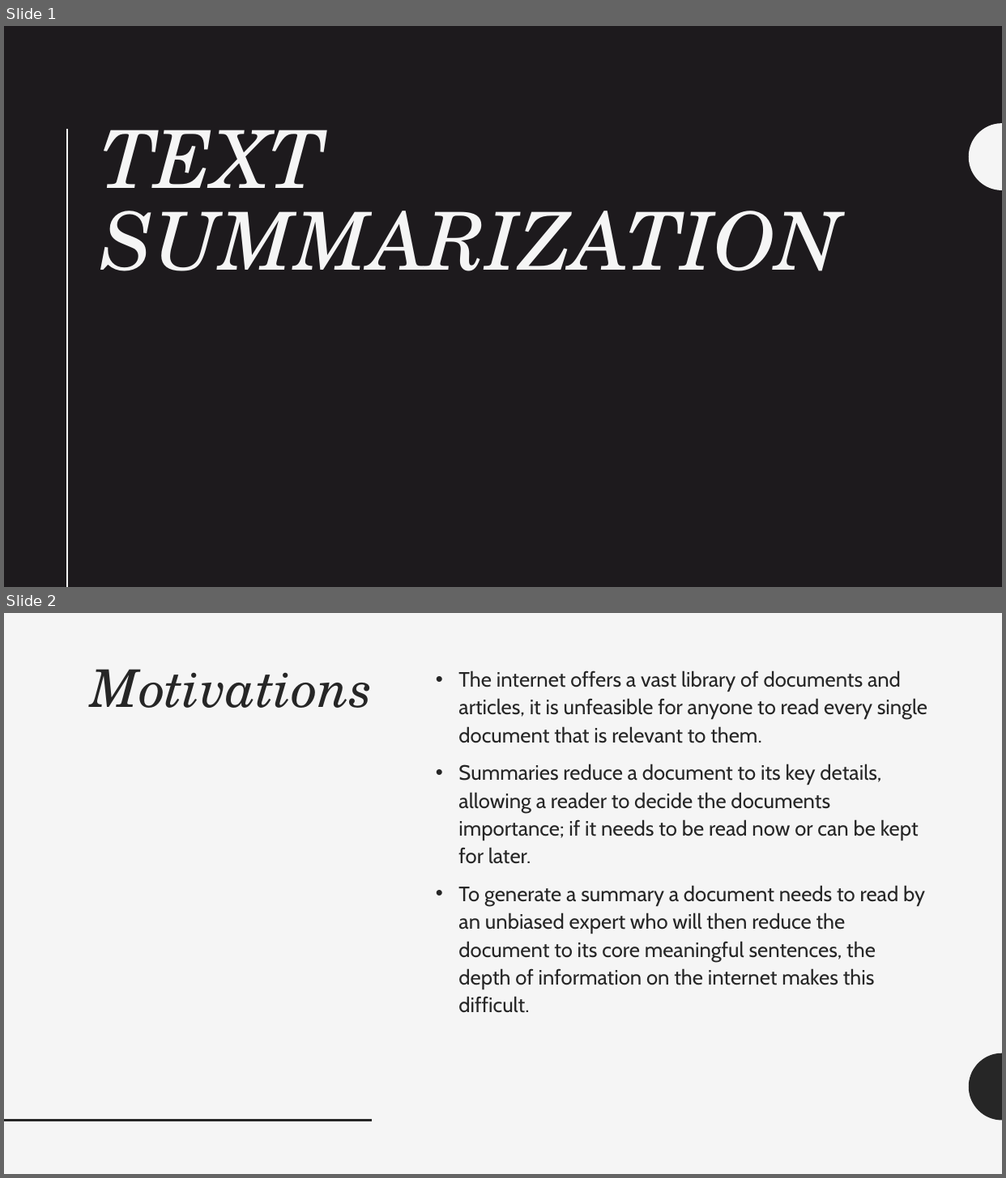
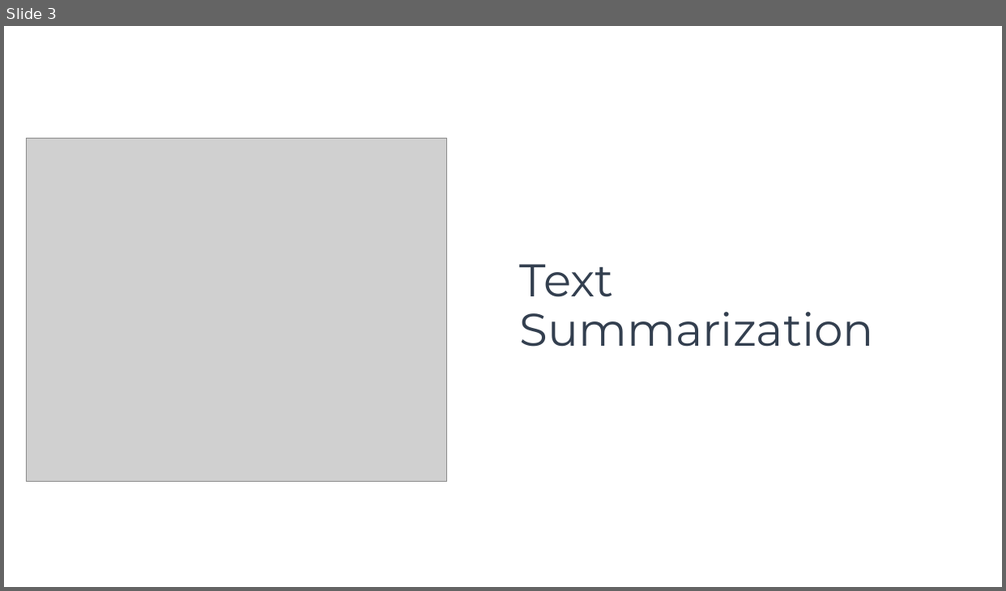
Before and after one commit to mhserry/F21AA, a slide deck: CW2/Submission/Text Summarization.pptx. Shown one above the other, each under a label of ours: slides 1 and 2 before the commit, slide 3 after it. The pictures are 1006x1178 and 1006x591 pixels, drawn with LibreOffice and Linux fonts; fonts in the diff are those of the drawing; grey boxes stand for pictures. Boxes give left, top, right and bottom in pixels: in the first picture for what was removed or moved away, otherwise in the second. Text is boxed around its words. In the diff, an @@ line names an element or a change of style, - is before the commit and + after.

```diff
--- a/CW2/Submission/Text Summarization.pptx
+++ b/CW2/Submission/Text Summarization.pptx
@@ slide 2 removed at box(4, 613, 1002, 1174), background #F5F5F5 @@
@@ title removed at box(91, 669, 373, 708) @@
-Motivations
@@ text removed at box(458, 671, 927, 1013) @@
-• The internet offers a vast library of documents and articles, it is unfeasible for anyone to read every single document that is relevant to them.
-• Summaries reduce a document to its key details, allowing a reader to decide the documents importance; if it needs to be read now or can be kept for later.
-• To generate a summary a document needs to read by an unbiased expert who will then reduce the document to its core meaningful sentences, the depth of information on the internet makes this difficult.
@@ freeform shape removed at box(969, 1053, 1002, 1121) @@
@@ line removed from (4, 1121) to (373, 1121) @@
@@ what was slide 1 is now slide 3 @@
@@ slide 3 changed as well @@
@@ background #1D1A1D to #FFFFFF @@
@@ picture added at box(27, 139, 447, 482) @@
@@ line removed from (68, 130) to (68, 587) @@
@@ freeform shape removed at box(969, 123, 1002, 190) @@
@@ title "Text Summarization" at box(520, 264, 874, 347): vertical alignment top to middle @@
@@ title at box(520, 264, 874, 347): text changed; size 77 to 44 pt; font TeX Gyre Schola to Montserrat; text colour #F5F5F5 to #333F50; italic off @@
-TEXT SUMMARIZATION
+Text Summarization
```
Also in this commit, not shown: 1 other slide changed, 24 slides added, 7 other slides removed, 3 other files.
